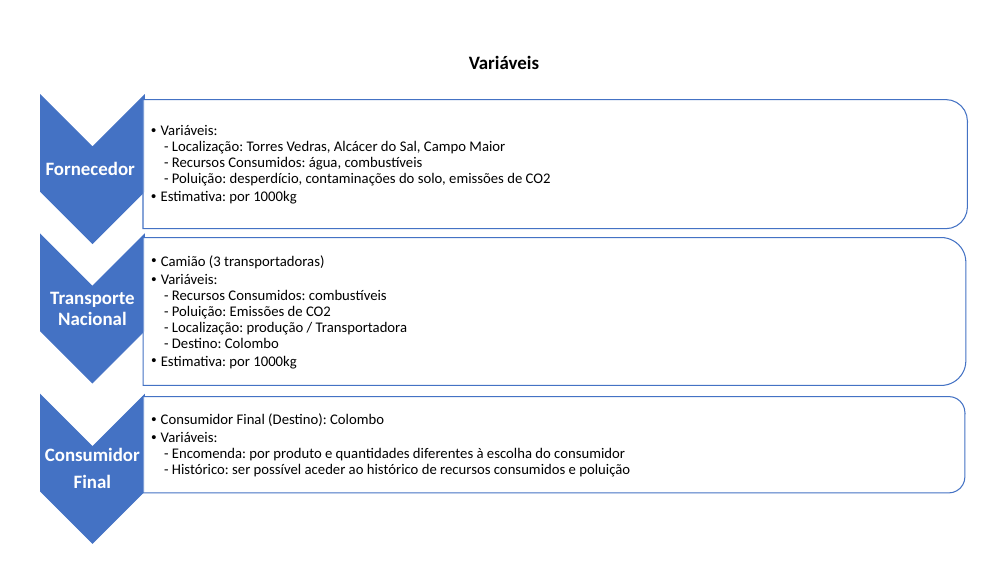
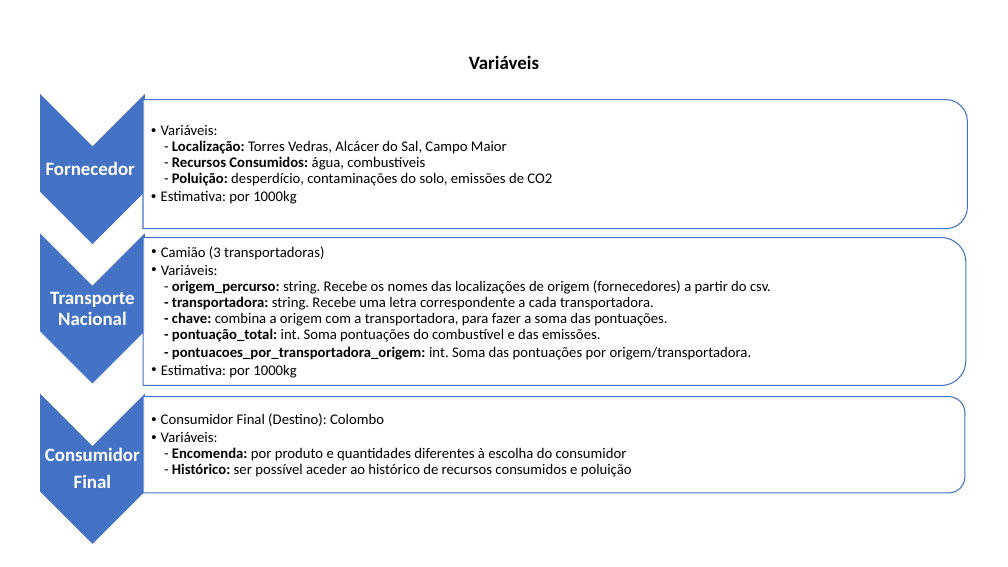
Before and after one commit to ines2357/modulo5_projeto1, a slide deck: slide 4 of plano.pptx. Drawn at 1008x567 pixels with LibreOffice and Linux fonts; fonts in the diff are those of the drawing. Boxes give left, top, right and bottom in pixels: in the first picture for what was removed or moved away, otherwise in the second. Text is boxed around its words. In the diff, an @@ line names an element or a change of style, - is before the commit and + after.

Commit message:
Atualizado o plano.pptx com variáveis das transportadoras e referências

```diff
--- a/plano.pptx
+++ b/plano.pptx
@@ text at (161,125,552,186): bold on in "Localização: Recursos Consumidos: Poluição:" @@
@@ text at (161,265,771,360): text changed @@
-  • Variáveis:
-    - Recursos Consumidos: combustíveis
-    - Poluição: Emissões de CO2
-    - Localização: produção / Transportadora
-    - Destino: Colombo
+  • Variáveis:
+    - origem_percurso: string. Recebe os nomes das localizações de origem (fornecedores) a partir do csv.
+    - transportadora: string. Recebe uma letra correspondente a cada transportadora.
+    - chave: combina a origem com a transportadora, para fazer a soma das pontuações.
+    - pontuação_total: int. Soma pontuações do combustível e das emissões.
+    - pontuacoes_por_transportadora_origem: int. Soma das pontuações por origem/transportadora.
@@ text at (161,432,632,477): bold on in "Encomenda: Histórico:" @@
```
Also in this commit, not shown: 1 other slide changed.
